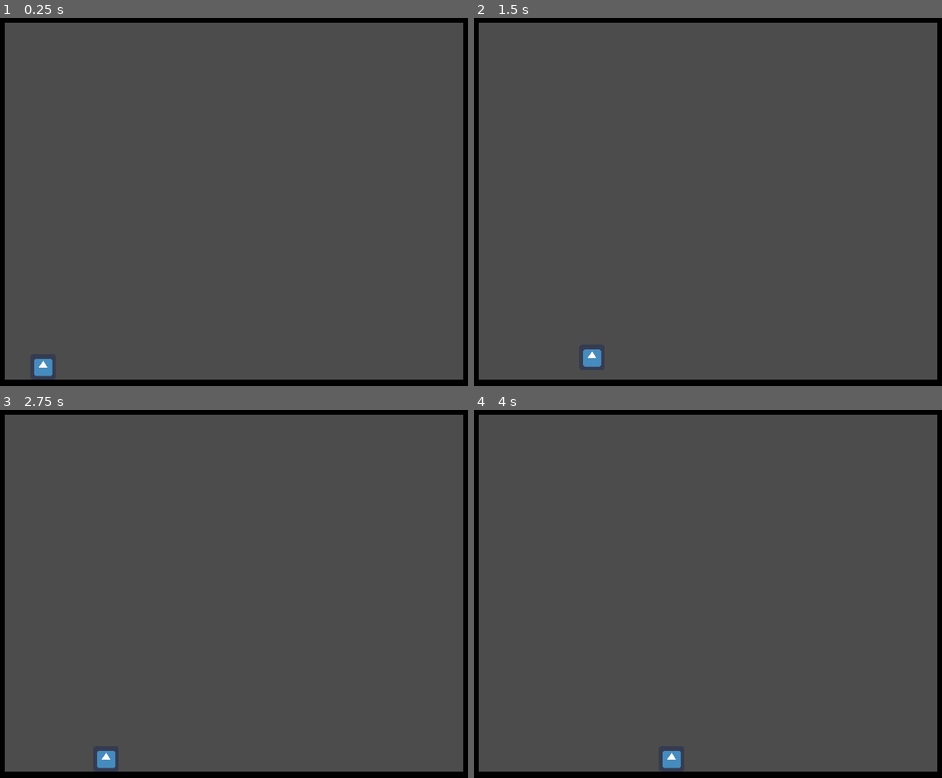
Above: before the commit, frames 1-4 (two rows, left to right).
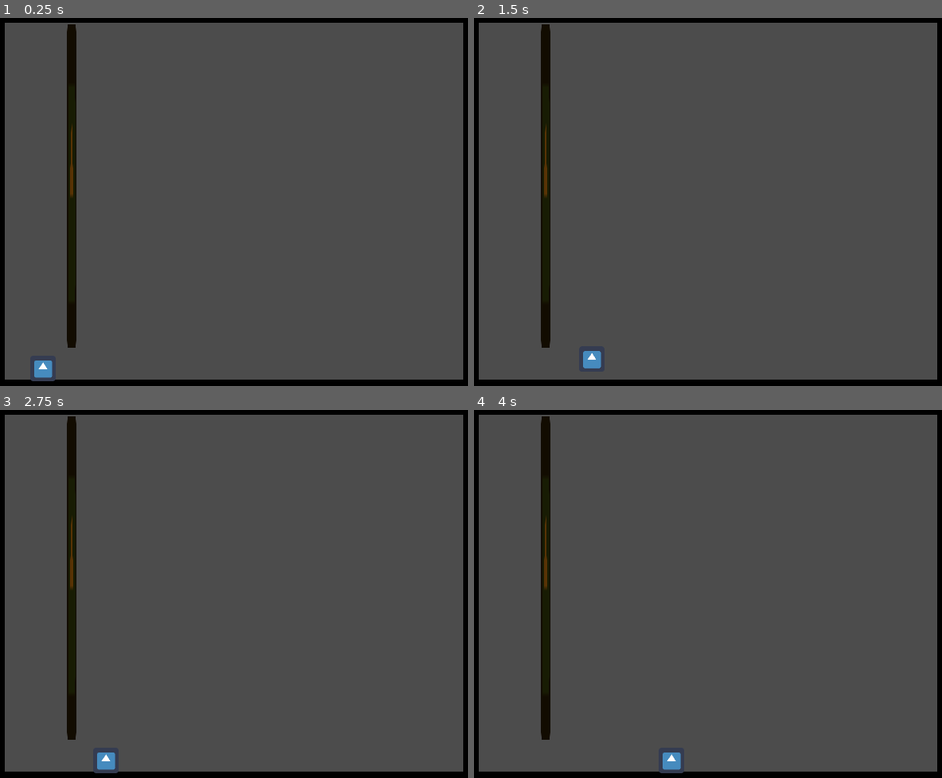
Above: after the commit, the same moments.

Repository: JUB-Yoush/ggj-2023
Game: Godot game, scene res://src/levels/Level0.tscn
The game is run twice, just before and just after one commit, with the same random seed, the same clock (stepped at 60 frames per second) and the same inputs. The engine's default icon, where the game draws it, is replaced by a stand-in: a white triangle on a blue panel in a dark square.
Inputs:
- Up to frame 1 (0.25 s): no input
- Up to frame 2 (1.5 s): tap Enter (down) at 0.5 s; hold Right (right) from 0.53 s (still down); tap Z (jump) at 0.77 s
- Up to frame 3 (2.75 s): tap Z (jump) at 1.52 s; release Right (right) at 2.03 s; hold Left (left) from 2.03 s (still down)
- Up to frame 4 (4 s): release Left (left) at 2.78 s; hold Right (right) from 2.78 s (still down); tap Z (jump) at 3.02, 3.77 s

The runs differ from the first frame. In frame 1, 1.9% of the frame differs, in the area x 6-17%, y 1-99%; in frame 2, 1.8%; in frame 3, 1.9%, in the area x 14-26%, y 1-99%; in frame 4, 1.9%.

Commit message:
you can now reach climb state

Diff:
--- a/project.godot
+++ b/project.godot
@@ -7,6 +7,16 @@
 ;   param=value ; assign values to parameters
 
 config_version=4
+
+_global_script_classes=[ {
+"base": "KinematicBody2D",
+"class": "Player",
+"language": "GDScript",
+"path": "res://src/player/Player.gd"
+} ]
+_global_script_class_icons={
+"Player": ""
+}
 
 [application]
 
--- a/src/levels/Level0.tscn
+++ b/src/levels/Level0.tscn
@@ -1,7 +1,8 @@
-[gd_scene load_steps=5 format=2]
+[gd_scene load_steps=6 format=2]
 
 [ext_resource path="res://icon.png" type="Texture" id=1]
 [ext_resource path="res://src/player/Player.tscn" type="PackedScene" id=2]
+[ext_resource path="res://src/lvl-elements/Root.tscn" type="PackedScene" id=3]
 
 [sub_resource type="ConvexPolygonShape2D" id=1]
 points = PoolVector2Array( 0, 0, 16, 0, 16, 16, 0, 16 )
@@ -38,5 +39,17 @@
 format = 1
 tile_data = PoolIntArray( 0, 0, 0, 1, 0, 0, 2, 0, 0, 3, 0, 0, 4, 0, 0, 5, 0, 0, 6, 0, 0, 7, 0, 0, 8, 0, 0, 9, 0, 0, 10, …(1367 unchanged characters)…
 
+[node name="Root" parent="." instance=ExtResource( 3 )]
+position = Vector2( 58, 175 )
+
+[node name="Sprite" parent="Root" index="0"]
+position = Vector2( 0, -56.5 )
+scale = Vector2( 0.1, 3.17187 )
+
+[node name="CollisionShape2D" parent="Root" index="1"]
+position = Vector2( 0, -57.5 )
+
 [node name="Player" parent="." instance=ExtResource( 2 )]
 position = Vector2( 40, 232 )
+
+[editable path="Root"]
--- a/src/lvl-elements/Root.gd
+++ b/src/lvl-elements/Root.gd
@@ -1,16 +1,18 @@
 extends Area2D
-
-
-# Declare member variables here. Examples:
-# var a: int = 2
-# var b: String = "text"
 
 
 # Called when the node enters the scene tree for the first time.
 func _ready() -> void:
-	pass # Replace with function body.
+	connect("area_entered",self,"on_area_entered")
+	connect("area_exited",self,"on_area_exited")
 
 
-# Called every frame. 'delta' is the elapsed time since the previous frame.
-#func _process(delta: float) -> void:
-#	pass
+
+func on_area_entered(area:Area2D)-> void:
+	if area.is_in_group("player"):
+		area.get_parent().touching_root = true
+
+
+func on_area_exited(area:Area2D)-> void:
+	if area.is_in_group("player"):
+		area.get_parent().touching_root = false
--- a/src/lvl-elements/Root.tscn
+++ b/src/lvl-elements/Root.tscn
@@ -4,9 +4,9 @@
 [ext_resource path="res://src/lvl-elements/Root.gd" type="Script" id=2]
 
 [sub_resource type="RectangleShape2D" id=1]
-extents = Vector2( 3, 32 )
+extents = Vector2( 3, 101.5 )
 
-[node name="Root" type="Area2D"]
+[node name="Root" type="Area2D" groups=["roots"]]
 script = ExtResource( 2 )
 
 [node name="Sprite" type="Sprite" parent="."]
--- a/src/player/Player.gd
+++ b/src/player/Player.gd
@@ -1,5 +1,5 @@
 extends KinematicBody2D
-
+class_name Player
 # ---- child nodes ------
 onready var hitbox = $Hitbox
 
@@ -8,6 +8,8 @@
 var input_vector := Vector2.ZERO
 var jump_speed:= -80.0
 var gravity := 200
+
+var touching_root := false
 
 enum States {
     ON_GROUND,
@@ -18,12 +20,13 @@
 
 func _ready() -> void:
     hitbox.connect("area_entered",self,"on_hitbox_area_entered")
+    print('game on')
 
 
-    pass
 
 func _physics_process(delta: float) -> void:
     #simple state machine. I could do the non linear gdquest multinode setup but I have 2 days.
+    print(touching_root)
     match _state:
         States.ON_GROUND:
             state_on_ground(delta)
@@ -45,6 +48,7 @@
 
 func state_on_ground(delta) -> void:
     get_input()
+    climb()
     velocity.x = input_vector.x * speed
     velocity.y += gravity * delta
 
@@ -56,6 +60,7 @@
 
 func state_in_air(delta) -> void:
     get_input()
+    climb()
     velocity.y += gravity * delta
     velocity = move_and_slide(velocity, Vector2.UP)
 
@@ -65,15 +70,17 @@
 
 func state_climbing(delta) -> void:
     get_input()
-    return
 
 # ------------------------ STATE COMPONENTS ------------------------------------
 
 func get_input() -> void:
     input_vector = Input.get_vector("left","right","up","down")
 
+func climb() -> void:
+    if touching_root and input_vector.y < 0:
+        change_state(States.CLIMBING)
+
 
 # ------ async methods (collisions and such)-----
 func on_hitbox_area_entered(area:Area2D):
-    if area.is_in_group("root") and input_vector.y < 0:
-        change_state(States.CLIMBING)
+    print('bongus')
--- a/src/player/Player.tscn
+++ b/src/player/Player.tscn
@@ -4,7 +4,7 @@
 [ext_resource path="res://src/player/Player.gd" type="Script" id=2]
 
 [sub_resource type="RectangleShape2D" id=1]
-extents = Vector2( 8, 8 )
+extents = Vector2( 7, 7 )
 
 [sub_resource type="RectangleShape2D" id=2]
 extents = Vector2( 8, 8 )
@@ -19,7 +19,7 @@
 [node name="CollisionShape2D" type="CollisionShape2D" parent="."]
 shape = SubResource( 1 )
 
-[node name="Hitbox" type="Area2D" parent="."]
+[node name="Hitbox" type="Area2D" parent="." groups=["player"]]
 
 [node name="CollisionShape2D" type="CollisionShape2D" parent="Hitbox"]
 shape = SubResource( 2 )
Not shown, changed: todo.md
